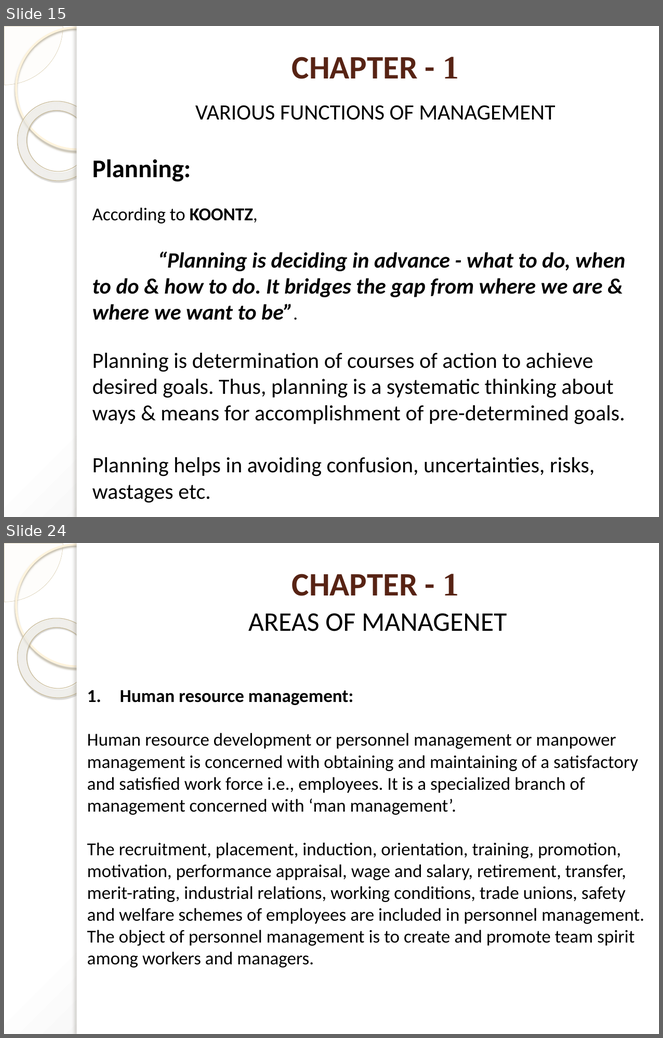
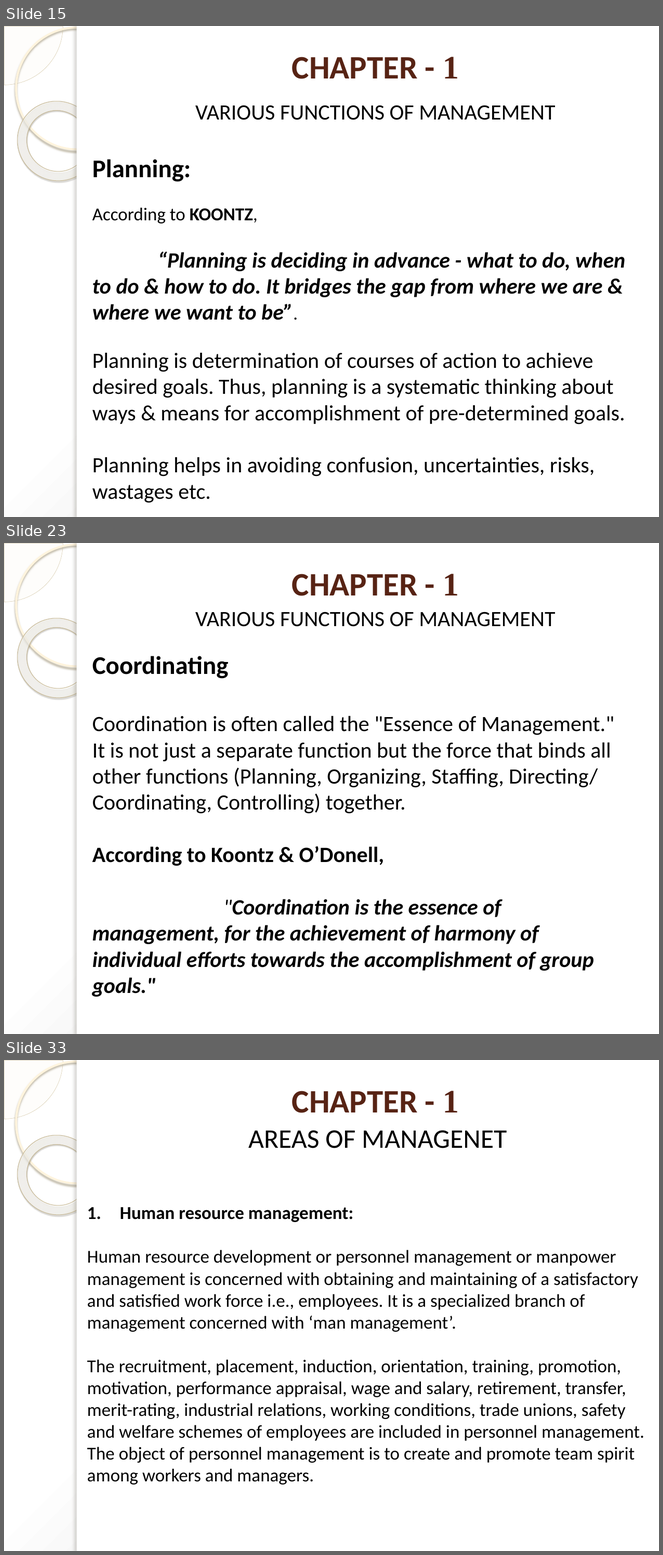
Before and after one commit to pankajgautam307/notes_2026, a slide deck: BOM/Presentation Ch-1.pptx. Shown one above the other, each under a label of ours: slides 15 and 24 before the commit, slides 15, 23 and 33 after it; the slides between them are not shown. The pictures are 663x1038 and 663x1555 pixels, drawn with LibreOffice and Linux fonts; fonts in the diff are those of the drawing. Boxes give left, top, right and bottom in pixels: in the first picture for what was removed or moved away, otherwise in the second. Text is boxed around its words. In the diff, an @@ line names an element or a change of style, - is before the commit and + after.

```diff
--- a/BOM/Presentation Ch-1.pptx
+++ b/BOM/Presentation Ch-1.pptx
@@ slide 23 added at bbox=[4, 543, 659, 1034], background gradient #FFFFFF to #C5C5C5; not listed: 5 template elements that a slide beside it also shows @@
@@ title added at bbox=[292, 574, 460, 596], 36 pt, text #572314, bold @@
+CHAPTER - 1
@@ text added at bbox=[195, 612, 555, 627], 24 pt, text #000000 @@
+VARIOUS FUNCTIONS OF MANAGEMENT
@@ text added at bbox=[92, 656, 614, 997], 24 pt, text #000000 @@
+Coordinating
+Coordination is often called the "Essence of Management." It is not just a separate function but the force that binds all other functions (Planning, Organizing, Staffing, Directing/ Coordinating, Controlling) together.
+According to Koontz & O’Donell,
+"Coordination is the essence of management, for the achievement of harmony of individual efforts towards the accomplishment of group goals."
@@ what was slide 24 is now slide 33 @@
```
Also in this commit, not shown: 12 slides changed, 9 other slides added, 2 other files.
